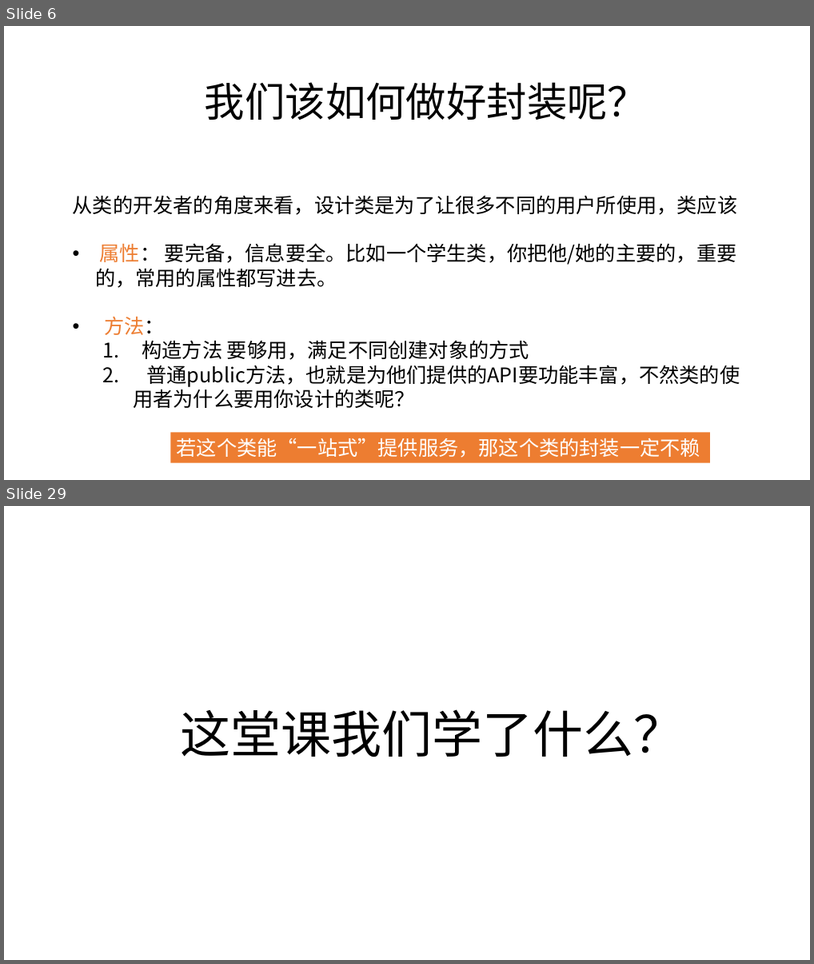
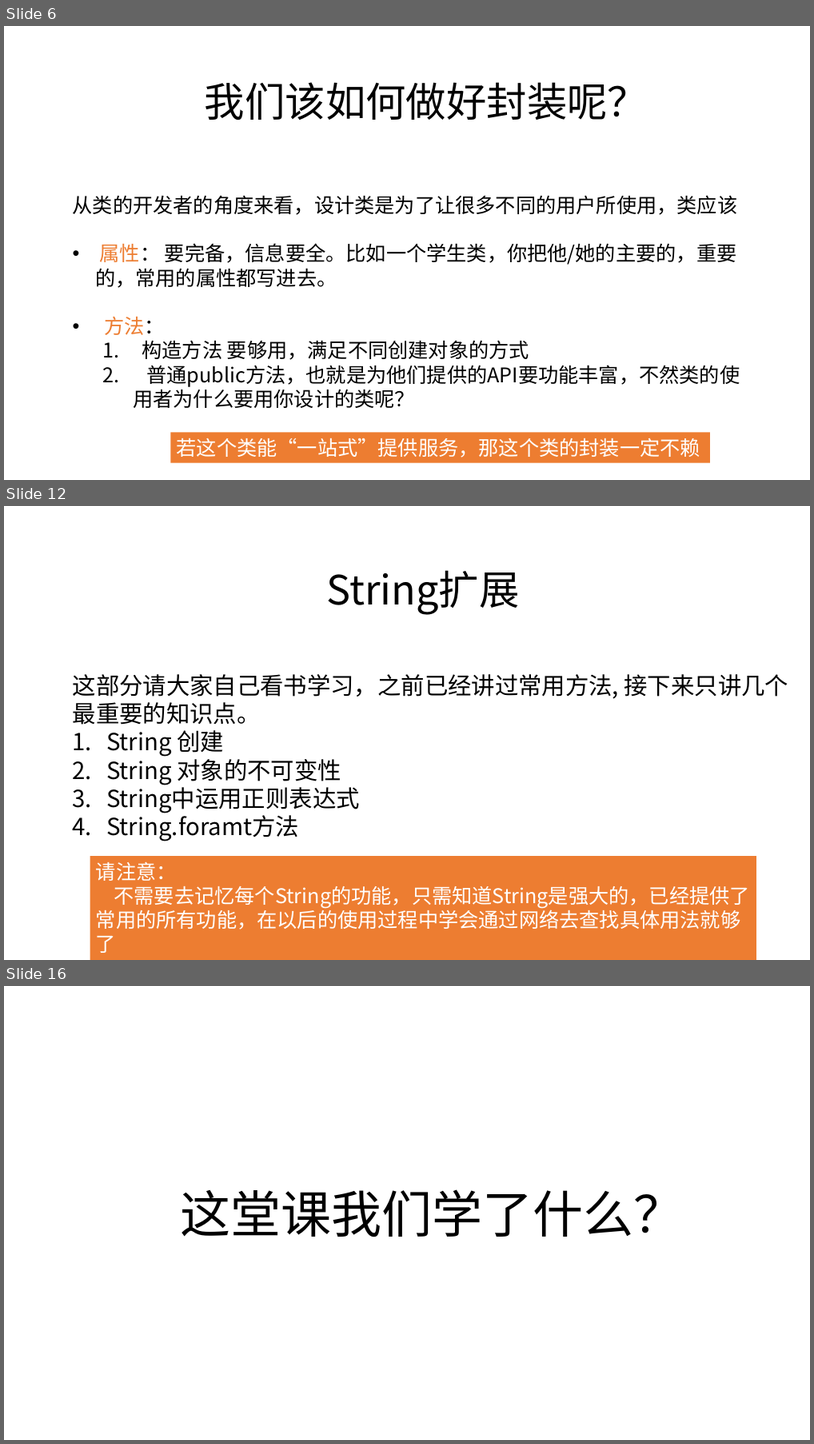
Before and after one commit to zjyesir/hmc_java_1, a slide deck: ppt/10. 对象的思考.pptx. Shown one above the other, each under a label of ours: slides 6 and 29 before the commit, slides 6, 12 and 16 after it; the slides between them are not shown. The pictures are 814x964 and 814x1444 pixels, drawn with LibreOffice and Linux fonts; fonts in the diff are those of the drawing; background and template pictures are left out. Boxes give left, top, right and bottom in pixels: in the first picture for what was removed or moved away, otherwise in the second. Text is boxed around its words. In the diff, an @@ line names an element or a change of style, - is before the commit and + after.

```diff
--- a/ppt/10. 对象的思考.pptx
+++ b/ppt/10. 对象的思考.pptx
@@ slide 12 added at <box>4,506,810,960</box>, background picture (left out) @@
@@ text added at <box>327,570,520,615</box>, 48 pt, text #000000 @@
+String扩展
@@ text added at <box>73,674,790,841</box>, 28 pt, text #000000 @@
+这部分请大家自己看书学习，之前已经讲过常用方法, 接下来只讲几个最重要的知识点。
+1. String 创建
+2. String 对象的不可变性
+3. String中运用正则表达式
+4. String.foramt方法
@@ rectangle added at <box>90,856,757,960</box>, fill #ED7D31, 24 pt, text #FFFFFF @@
+请注意：
+不需要去记忆每个String的功能，只需知道String是强大的，已经提供了常用的所有功能，在以后的使用过程中学会通过网络去查找具体用法就够了
@@ what was slide 29 is now slide 16 @@
```
Also in this commit, not shown: 3 slides changed, 7 other slides added, 22 slides removed, 5 other files.
